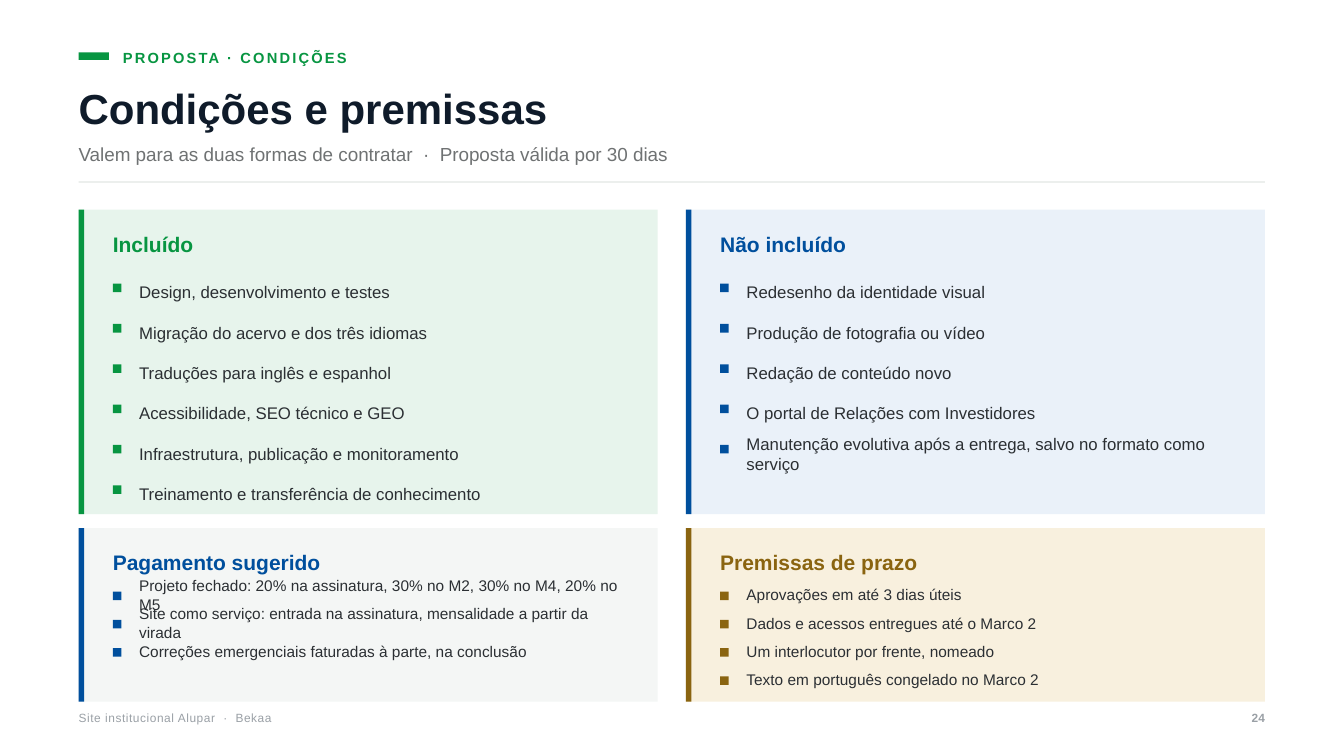
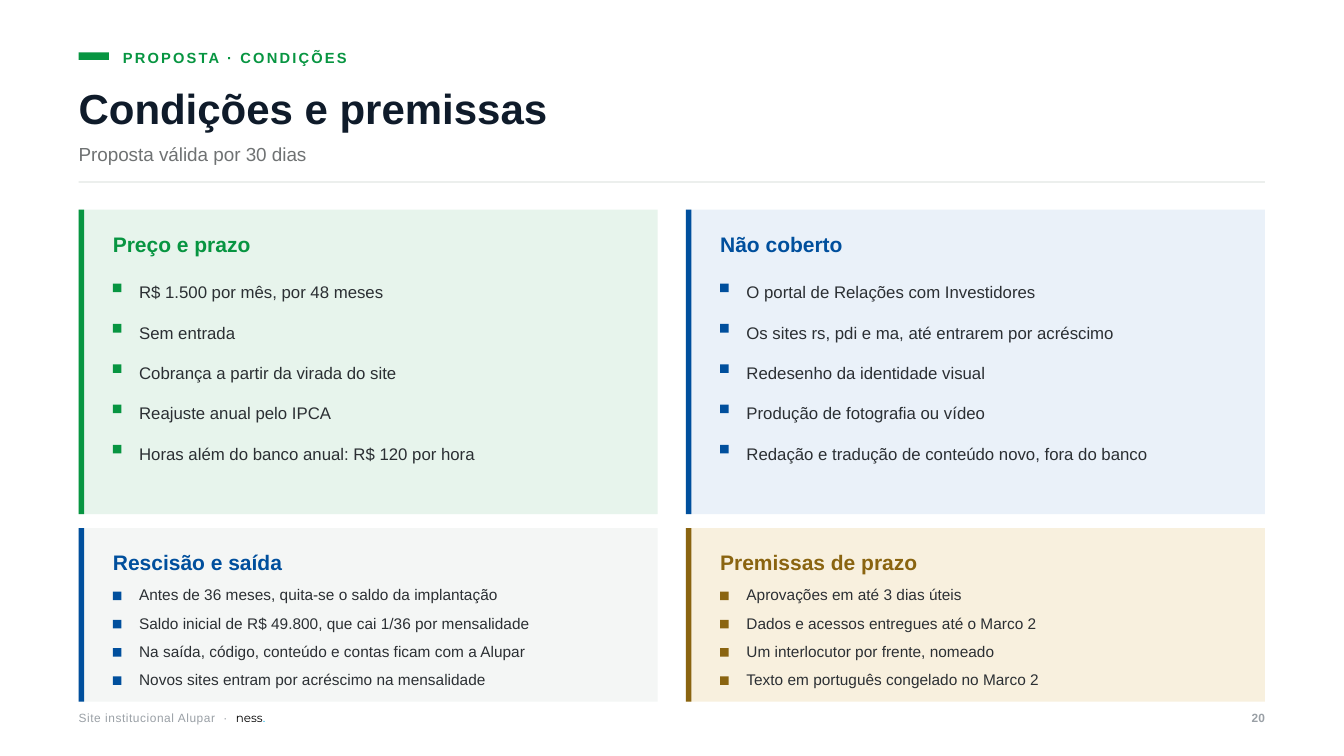
Before and after one commit to nessenergy/sitealupar, a slide deck: slide 21 of apresentacao/apresentacao-alupar.pptx (slide 25 before the commit). Drawn at 1344x756 pixels with LibreOffice and Linux fonts; fonts in the diff are those of the drawing. Boxes give left, top, right and bottom in pixels: in the first picture for what was removed or moved away, otherwise in the second. Text is boxed around its words. In the diff, an @@ line names an element or a change of style, - is before the commit and + after.

Commit message:
docs: proposta em mensalidade, só o institucional, em nome da ness.
A Alupar não tem verba de projeto e já paga R$ 1.500/mês à MZ só pelo
institucional. A proposta passa a ser essa mesma mensalidade, sem
entrada, por 48 meses, com a implantação amortizada dentro dela (D15).

- Apresentação: saem o slide de equipe, os nomes nas responsabilidades e
  as horas por frente; a parte de proposta vira resumo, cobertura,
  comparação com hoje e condições. A autoria passa a ser só da ness.
- rs, pdi e ma ficam fora: seguem hospedados pela ness. e entram depois
  por acréscimo na mensalidade.
- Dossiê, decisões e pendências atualizados: o valor da MZ sai da lista
  de pendências e entra o aviso prévio do contrato.

```diff
--- a/apresentacao/apresentacao-alupar.pptx
+++ b/apresentacao/apresentacao-alupar.pptx
@@ text at box(79, 147, 306, 165): text changed @@
-Valem para as duas formas de contratar · Proposta válida por 30 dias
+Proposta válida por 30 dias
@@ text at box(113, 237, 250, 256): text changed @@
-Incluído
+Preço e prazo
@@ text at box(720, 236, 843, 253): text changed @@
-Não incluído
+Não coberto
@@ text at box(139, 285, 383, 302): text changed @@
-Design, desenvolvimento e testes
+R$ 1.500 por mês, por 48 meses
@@ text "O portal de Relações com ...": place and size @@
-text "O portal de Relações com ..." at box(746, 407, 1035, 423)
+text "O portal de Relações com ..." at box(746, 286, 1035, 302)
@@ text at box(139, 327, 235, 339): text changed @@
-Migração do acervo e dos três idiomas
+Sem entrada
@@ text added at box(746, 326, 1113, 343), 12 pt, text #2B2F33 @@
+Os sites rs, pdi e ma, até entrarem por acréscimo
@@ text "Redesenho da identidade visual": place and size @@
-text "Redesenho da identidade visual" at box(746, 286, 985, 298)
+text "Redesenho da identidade visual" at box(746, 367, 985, 379)
@@ text at box(139, 367, 396, 383): text changed @@
-Traduções para inglês e espanhol
+Cobrança a partir da virada do site
@@ text at box(139, 407, 331, 423): text changed @@
-Acessibilidade, SEO técnico e GEO
+Reajuste anual pelo IPCA
@@ text "Produção de fotografia ou vídeo": place and size @@
-text "Produção de fotografia ou vídeo" at box(746, 326, 985, 343)
+text "Produção de fotografia ou vídeo" at box(746, 406, 985, 423)
@@ text at box(139, 447, 475, 464): text changed @@
-Infraestrutura, publicação e monitoramento
+Horas além do banco anual: R$ 120 por hora
@@ text at box(746, 447, 1147, 464): text changed @@
-Redação de conteúdo novo
+Redação e tradução de conteúdo novo, fora do banco
@@ text removed at box(746, 437, 1205, 474) @@
-Manutenção evolutiva após a entrega, salvo no formato como serviço
@@ rectangle removed at box(113, 485, 122, 494) @@
@@ text removed at box(139, 487, 480, 500) @@
-Treinamento e transferência de conhecimento
@@ text at box(113, 554, 282, 571): text changed @@
-Pagamento sugerido
+Rescisão e saída
@@ text at box(139, 589, 497, 604): text changed @@
-Projeto fechado: 20% na assinatura, 30% no M2, 30% no M4, 20% no M5
+Antes de 36 meses, quita-se o saldo da implantação
@@ text at box(139, 617, 529, 632): text changed @@
-Site como serviço: entrada na assinatura, mensalidade a partir da virada
+Saldo inicial de R$ 49.800, que cai 1/36 por mensalidade
@@ text at box(139, 645, 525, 660): text changed @@
-Correções emergenciais faturadas à parte, na conclusão
+Na saída, código, conteúdo e contas ficam com a Alupar
@@ rectangle added at box(113, 677, 122, 686), fill #004F9D @@
@@ text added at box(139, 673, 485, 688), 11 pt, text #2B2F33 @@
+Novos sites entram por acréscimo na mensalidade
@@ text at box(79, 713, 265, 724): text changed @@
-Site institucional Alupar · Bekaa
+Site institucional Alupar · ness.
@@ text at box(1252, 714, 1265, 722): text changed @@
-24
+20
```
Also in this commit, not shown: 20 other slides changed, 1 slide added, 5 slides removed, 9 other files.
